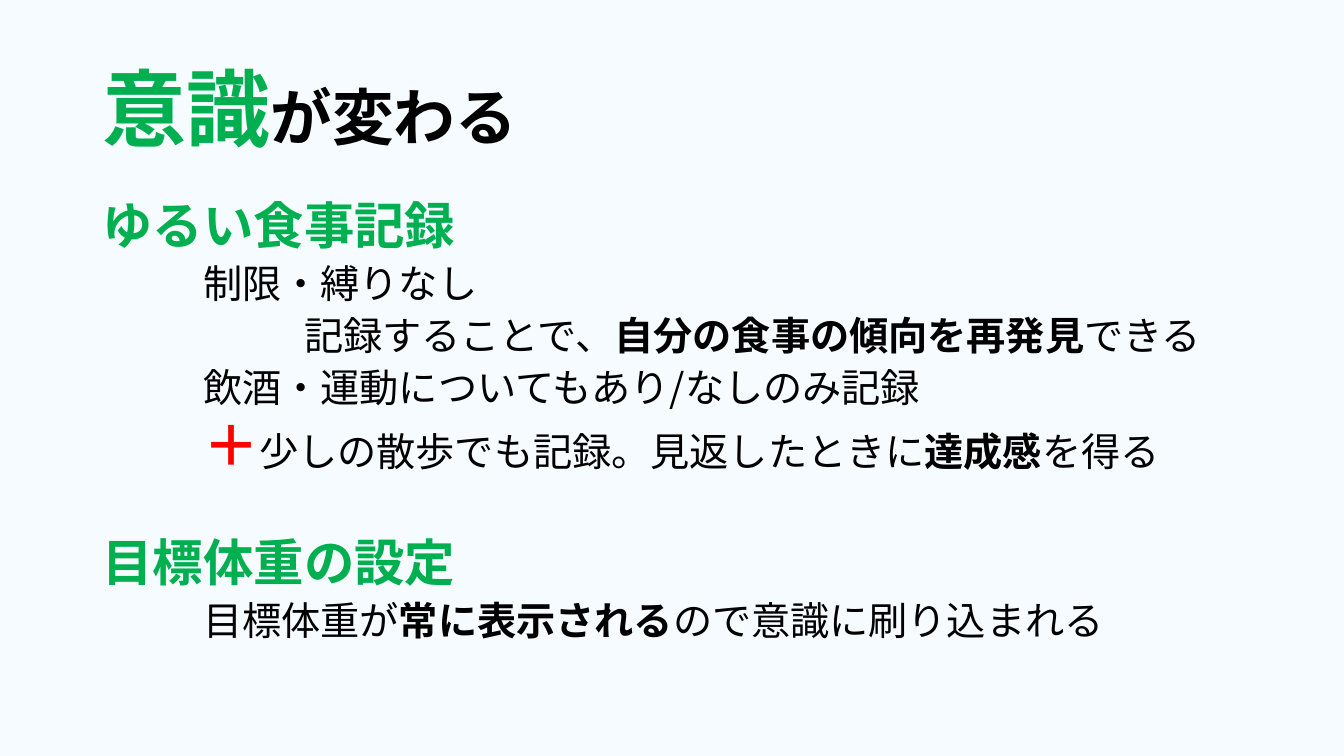
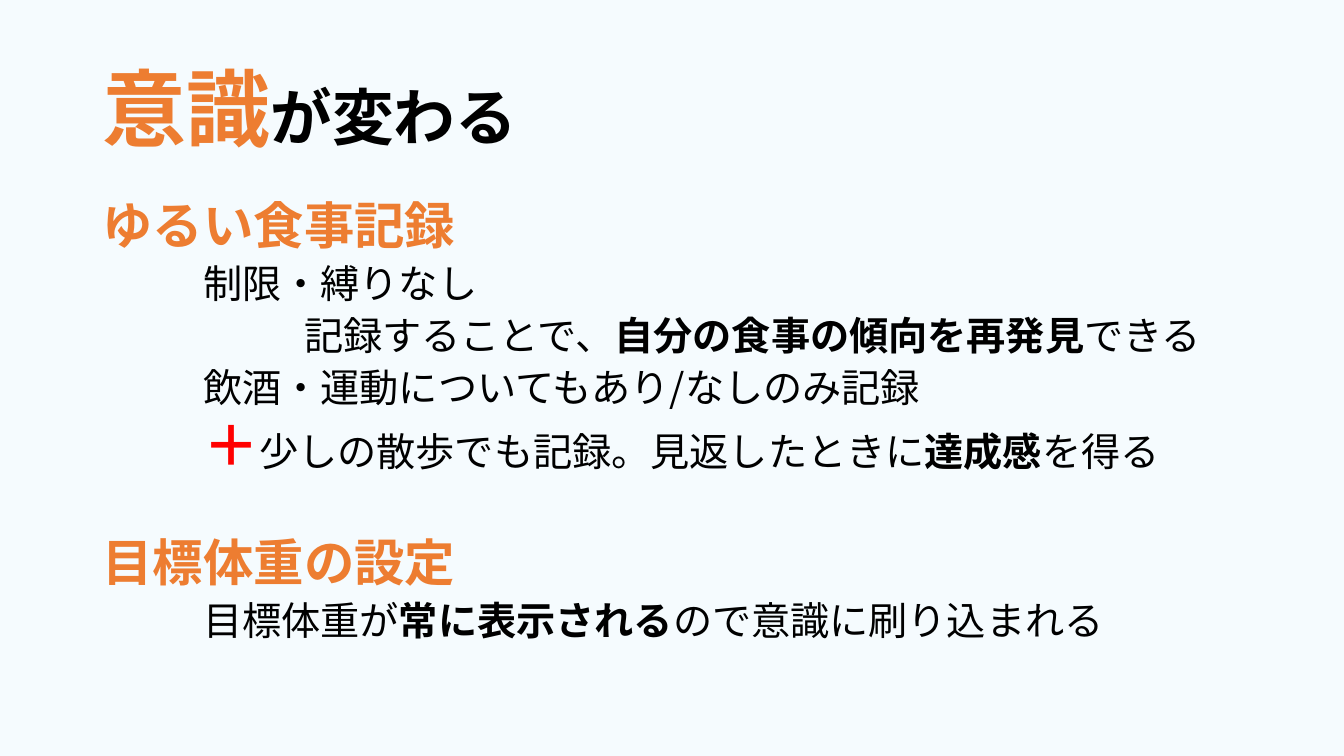
Before and after one commit to dojo2023/E-4, a slide deck: slide 13 of 共有用フォルダー/成果発表.pptx (slide 15 before the commit). Drawn at 1344x756 pixels with LibreOffice and Linux fonts; fonts in the diff are those of the drawing. Boxes give left, top, right and bottom in pixels: in the first picture for what was removed or moved away, otherwise in the second. Text is boxed around its words. In the diff, an @@ line names an element or a change of style, - is before the commit and + after.

```diff
--- a/共有用フォルダー/成果発表.pptx
+++ b/共有用フォルダー/成果発表.pptx
@@ title "意識が変わる" at bbox=[102, 68, 516, 148]: text colour #00B050 to #ED7D31 in "意識が変わる" @@
@@ text at bbox=[102, 201, 455, 586]: text colour #00B050 to #ED7D31 in "ゆるい食事記録", "目標体重の設定" @@
```
Also in this commit, not shown: 7 other slides changed, 1 other file.
